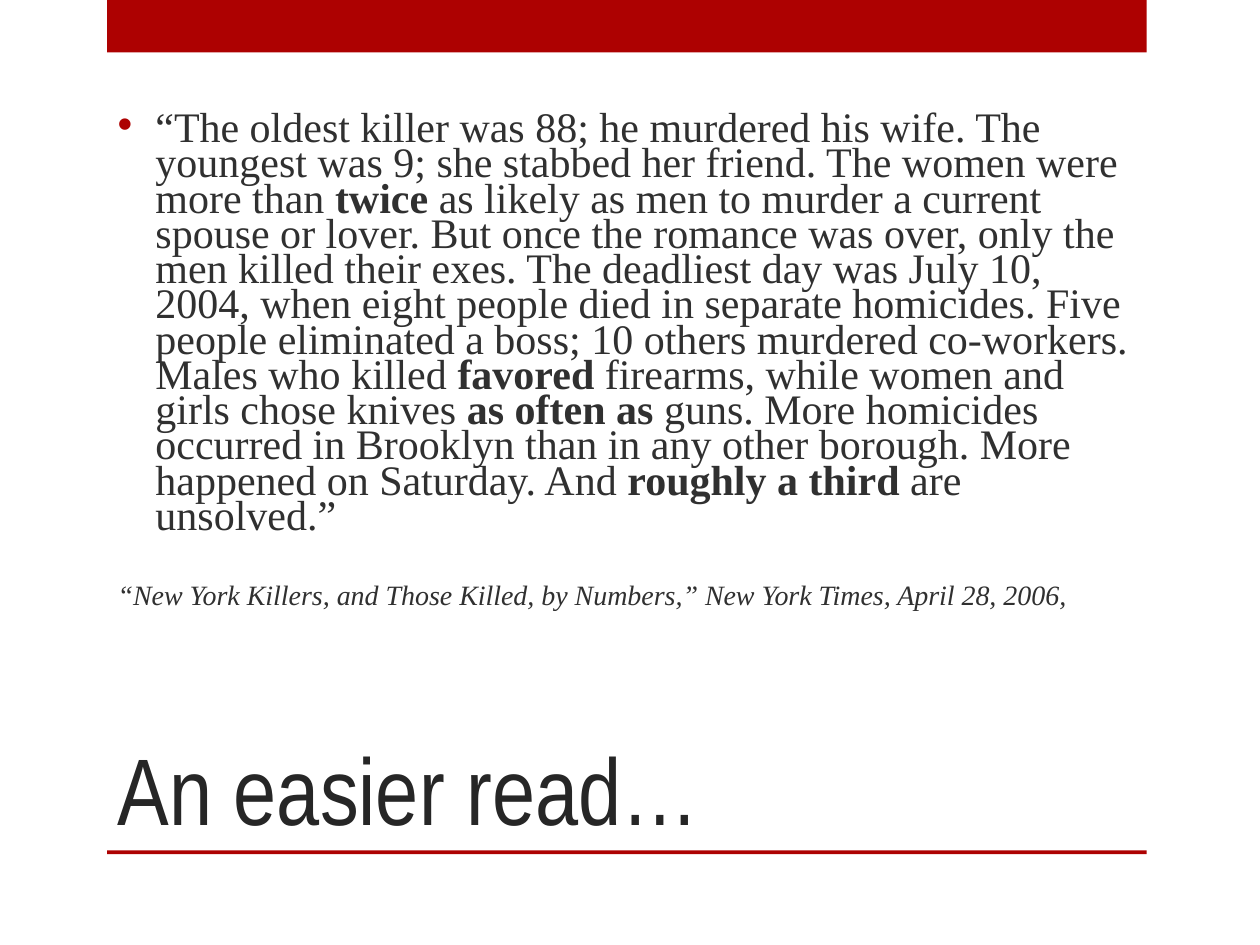
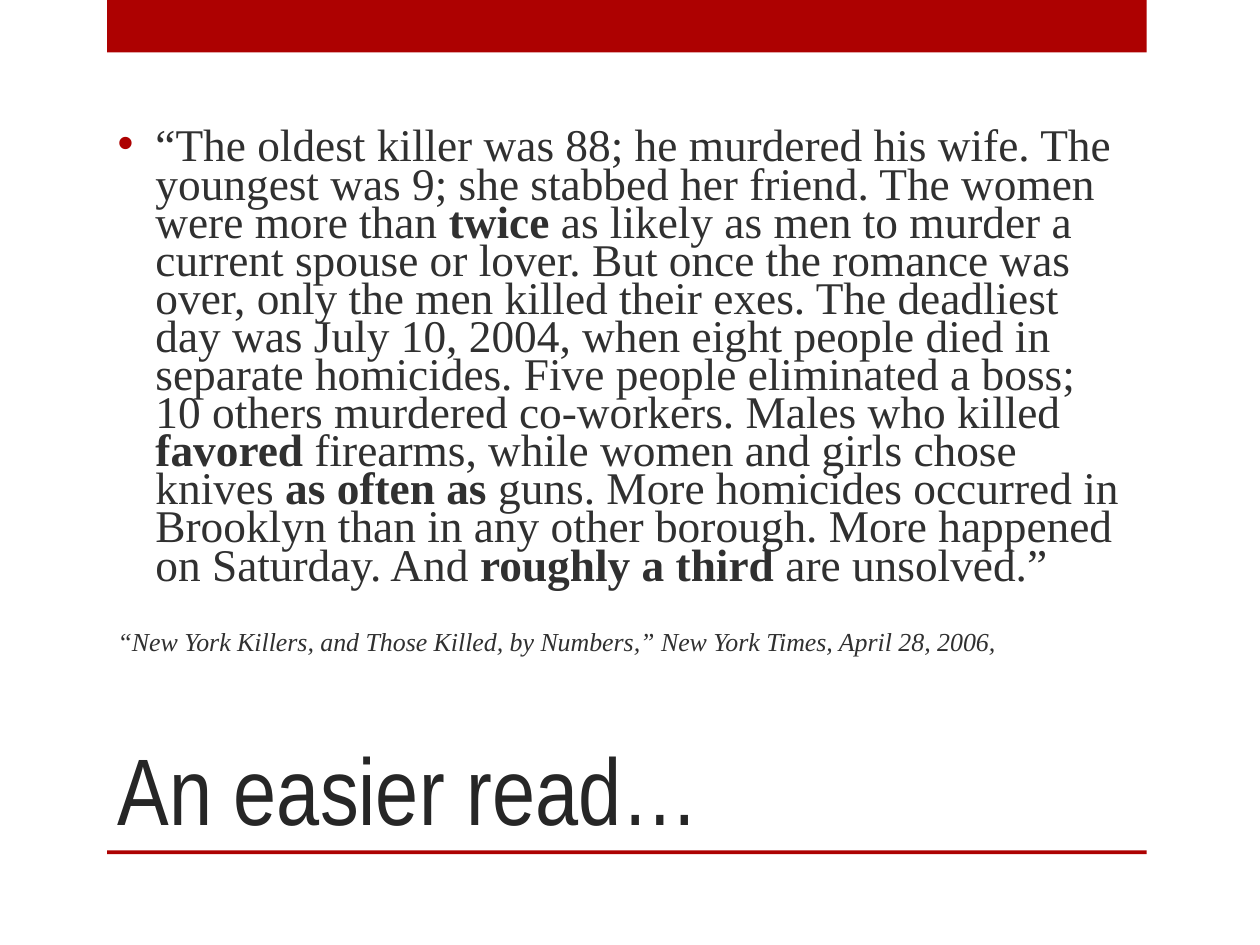
Before and after one commit to mjwebster/DataJ, a slide deck: slide 48 of Other/NumeracyStrib2015.pptx (slide 41 before the commit). Drawn at 1260x945 pixels with LibreOffice and Linux fonts; fonts in the diff are those of the drawing; background and template pictures are left out. Boxes give left, top, right and bottom in pixels: in the first picture for what was removed or moved away, otherwise in the second. Text is boxed around its words. In the diff, an @@ line names an element or a change of style, - is before the commit and + after.

```diff
--- a/Other/NumeracyStrib2015.pptx
+++ b/Other/NumeracyStrib2015.pptx
@@ text "“The oldest killer was 88; ..." at <box>118,129,1118,657</box>: size 24 to 25.9 pt in "“The oldest killer was 88; he murdered ..."; size 16 to 14.8 pt in "“New York Killers, and Those Killed, by ..." @@
```
Also in this commit, not shown: 37 other slides changed, 14 slides added, 8 slides removed, 6 other files.
